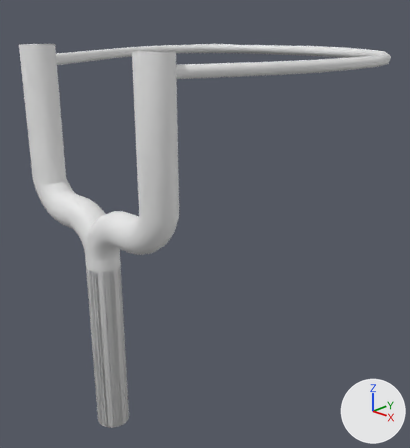
Two versions of the Blender file 01/Assets/models/keke/slingshot01.blend, one commit apart.
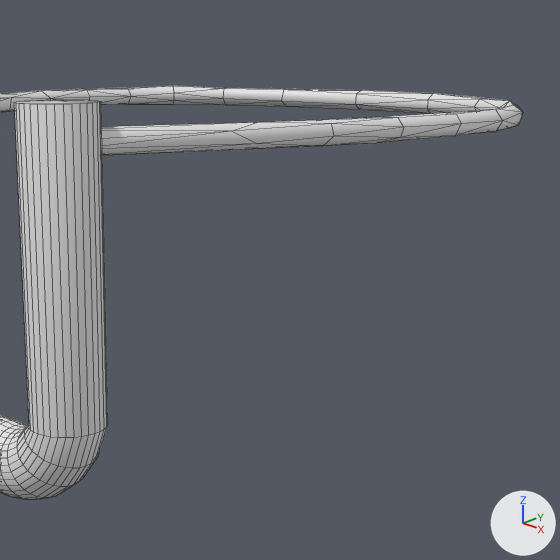
There are two pictures of each version: one whole from a 50 mm lens placed at (1.636, -1.14, 1.572), pointed at (-0.018, 0.567, 0.704), one close up on the part from 30% to 100% of the width and 0% to 64% of the height. Lighting does not change. The marker at lower right points along +X, +Y and +Z. The close-ups show mesh edges as thin lines.

Names of what the first close-up shows: 'slingshot', 'string'.
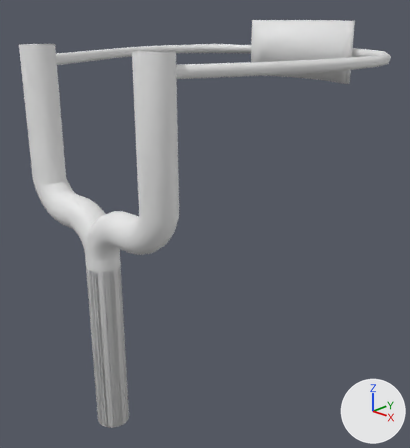
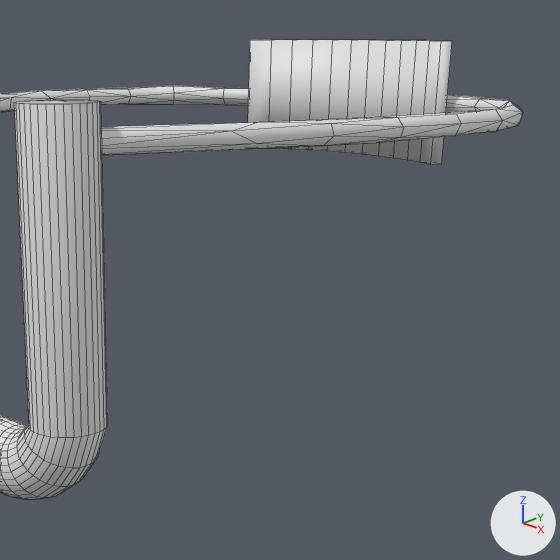
What differs and where, as boxes [x1, y1, x2, y2] in the close-ups (560 x 560 px):
```json
{"object": "shot_pad", "change": "added", "after": [248, 40, 452, 165]}
```

Scene script edits in JSON lines:
```json
{"op": "add", "block": "me_plane", "code": ["me_plane = bpy.data.meshes.new('Plane')", "me_plane.from_pydata(...)  # 48 vertices, 46 faces; spans x -2.38..0.13, y -0.73..0.73, z -0.63..-0.03", "me_plane.polygons.foreach_set('use_smooth', [True] * 46)"]}
{"op": "add", "block": "ob_shot_pad", "code": ["ob_shot_pad = bpy.data.objects.new('shot_pad', me_plane)", "ob_shot_pad.location = (0.26, 1.147, 1.421)", "ob_shot_pad.rotation_euler = (1.571, 0.0, 0.0)  # degrees (90, 0, 0)", "ob_shot_pad.scale = (0.229, 0.18, 0.18)"]}
```
